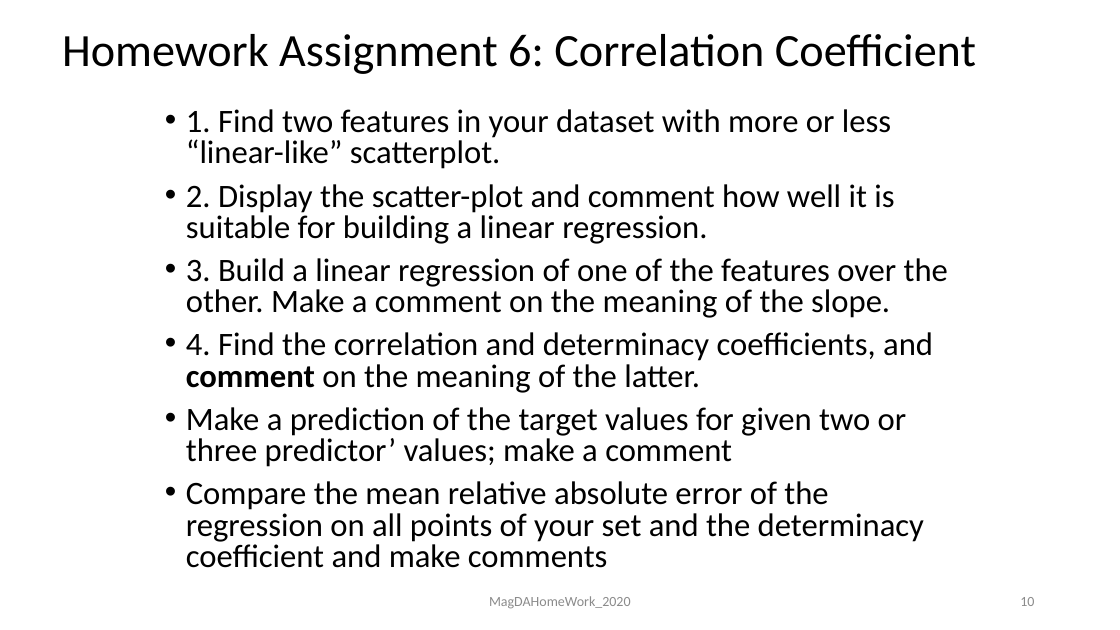
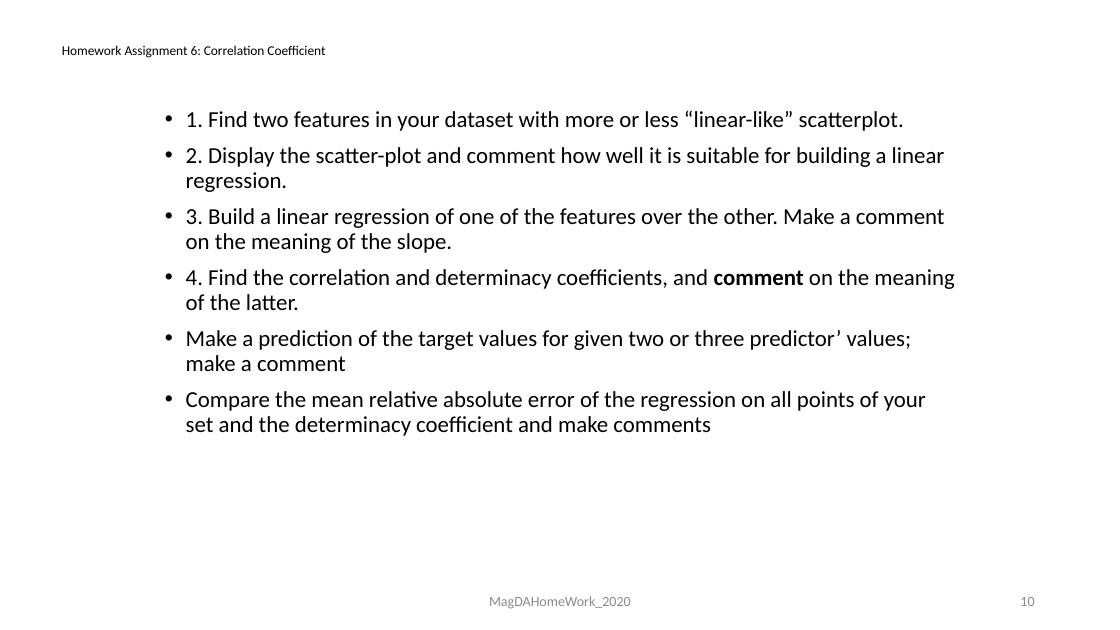
Before and after one commit to Sorooshi/Modern_Methods_of_Data_Analysis, a slide deck: slide 10 of slides/Home Work 2020.pptx. Drawn at 1120x630 pixels with LibreOffice and Linux fonts; fonts in the diff are those of the drawing. Boxes give left, top, right and bottom in pixels: in the first picture for what was removed or moved away, otherwise in the second. Text is boxed around its words. In the diff, an @@ line names an element or a change of style, - is before the commit and + after.

```diff
--- a/slides/Home Work 2020.pptx
+++ b/slides/Home Work 2020.pptx
@@ text "Homework Assignment 6: Correlation Coefficient" at [62,45,325,58]: size 39.6 to 11.4 pt @@
@@ text "1. Find two features in ..." at [186,110,954,436]: size 28 to 19.6 pt; line spacing 0.8 to 0.9 @@
@@ text "MagDAHomeWork_2020" at [489,596,631,609]: text colour #8C8C8C to #8B8B8B @@
```
Also in this commit, not shown: 9 other slides changed, 1 other file.
